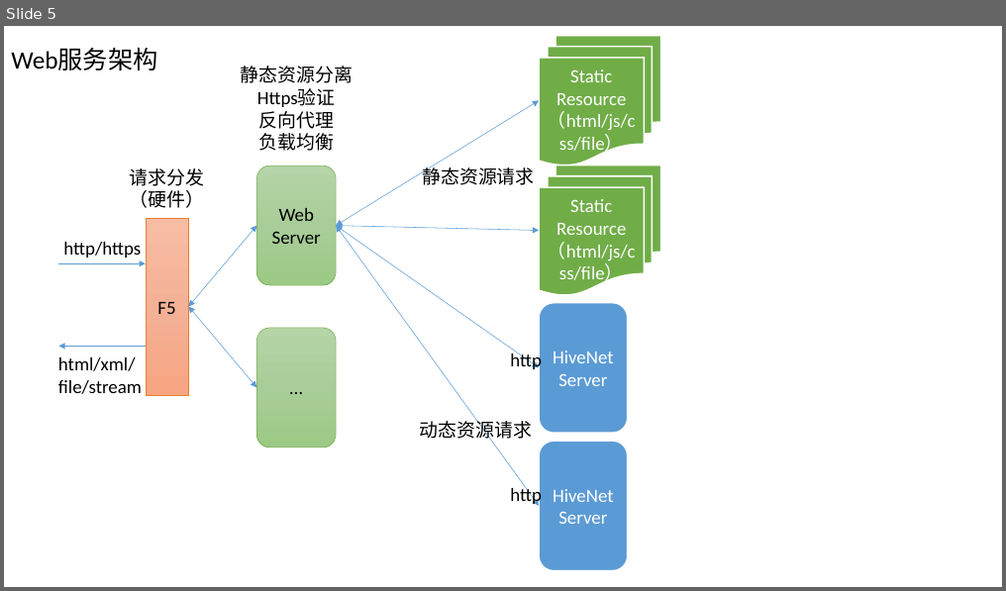
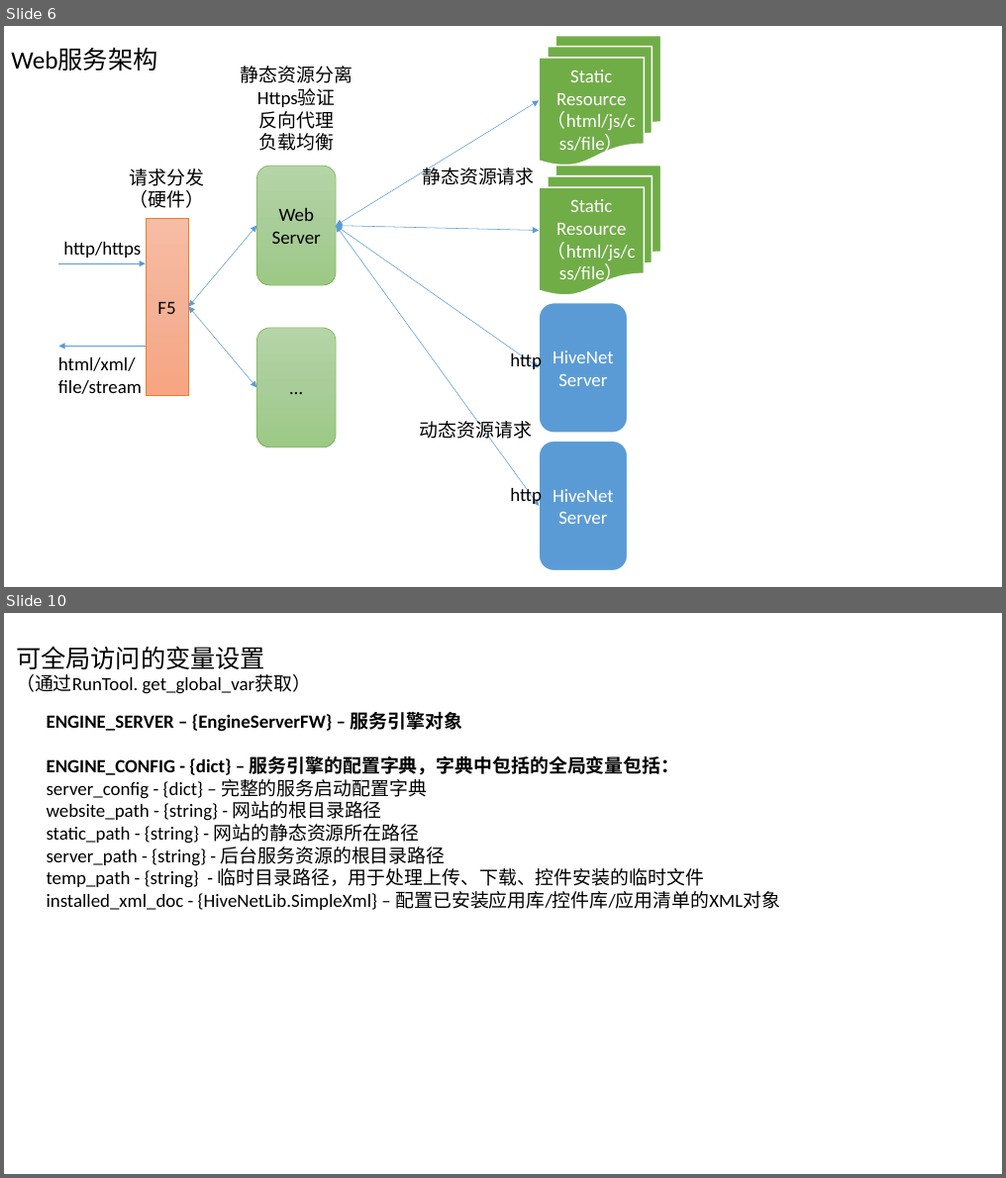
Before and after one commit to snakeclub/HiveNet, a slide deck: docs/source/designs/hivenet_architecture_diagram.pptx. Shown one above the other, each under a label of ours: slide 5 before the commit, slides 6 and 10 after it; the slides between them are not shown. The pictures are 1006x591 and 1006x1178 pixels, drawn with LibreOffice and Linux fonts; fonts in the diff are those of the drawing. Boxes give left, top, right and bottom in pixels: in the first picture for what was removed or moved away, otherwise in the second. Text is boxed around its words. In the diff, an @@ line names an element or a change of style, - is before the commit and + after.

Commit message:
docs(all): 保存临时代码, 项目暂不可用

```diff
--- a/docs/source/designs/hivenet_architecture_diagram.pptx
+++ b/docs/source/designs/hivenet_architecture_diagram.pptx
@@ slide 10 added at (x1=4, y1=613, x2=1002, y2=1174), background #FFFFFF @@
@@ text added at (x1=16, y1=646, x2=311, y2=694), 18 pt, text #000000 @@
+可全局访问的变量设置
+（通过RunTool. get_global_var获取）
@@ text added at (x1=47, y1=712, x2=780, y2=910), 18 pt, text #000000 @@
+ENGINE_SERVER – {EngineServerFW} – 服务引擎对象
+ENGINE_CONFIG - {dict} – 服务引擎的配置字典，字典中包括的全局变量包括：
+server_config - {dict} – 完整的服务启动配置字典
+website_path - {string} - 网站的根目录路径
+static_path - {string} - 网站的静态资源所在路径
+server_path - {string} - 后台服务资源的根目录路径
+temp_path - {string} - 临时目录路径，用于处理上传、下载、控件安装的临时文件
+installed_xml_doc - {HiveNetLib.SimpleXml} – 配置已安装应用库/控件库/应用清单的XML对象
@@ what was slide 5 is now slide 6 @@
```
Also in this commit, not shown: 2 slides changed, 4 other slides added, 32 other files.
